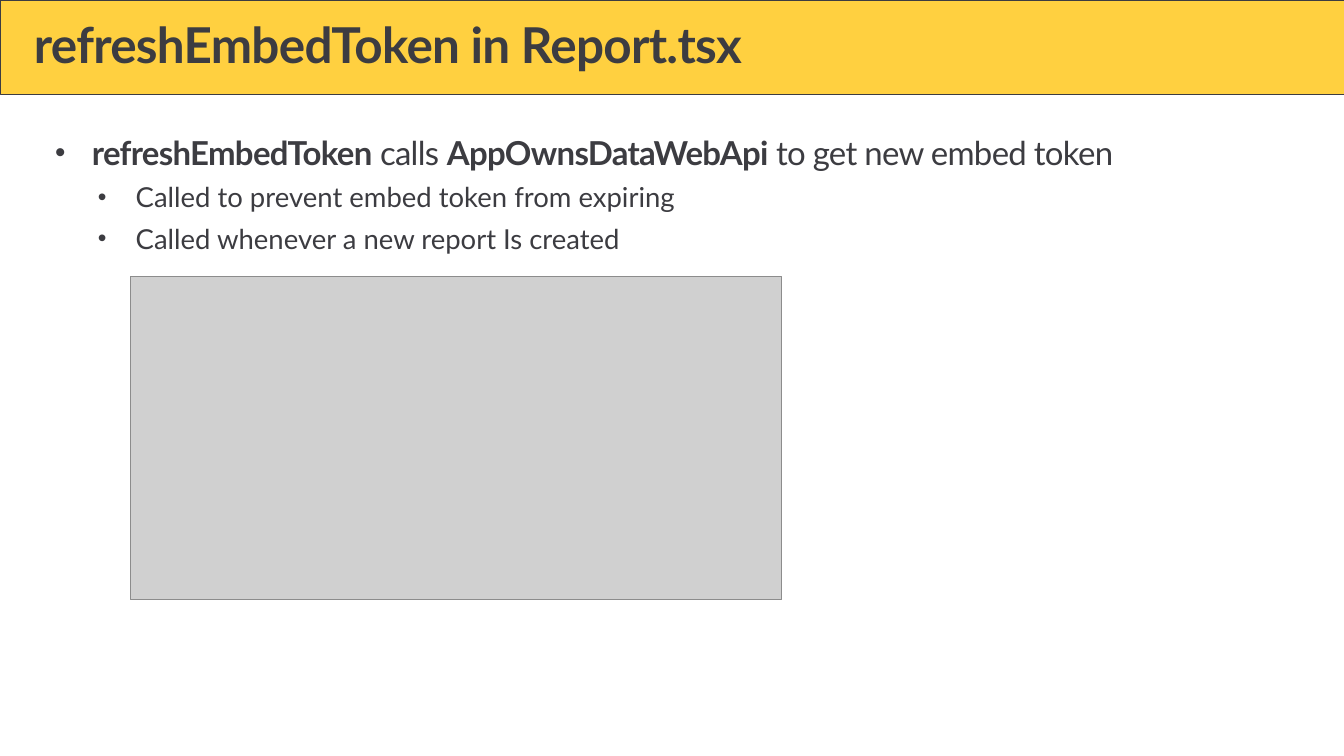
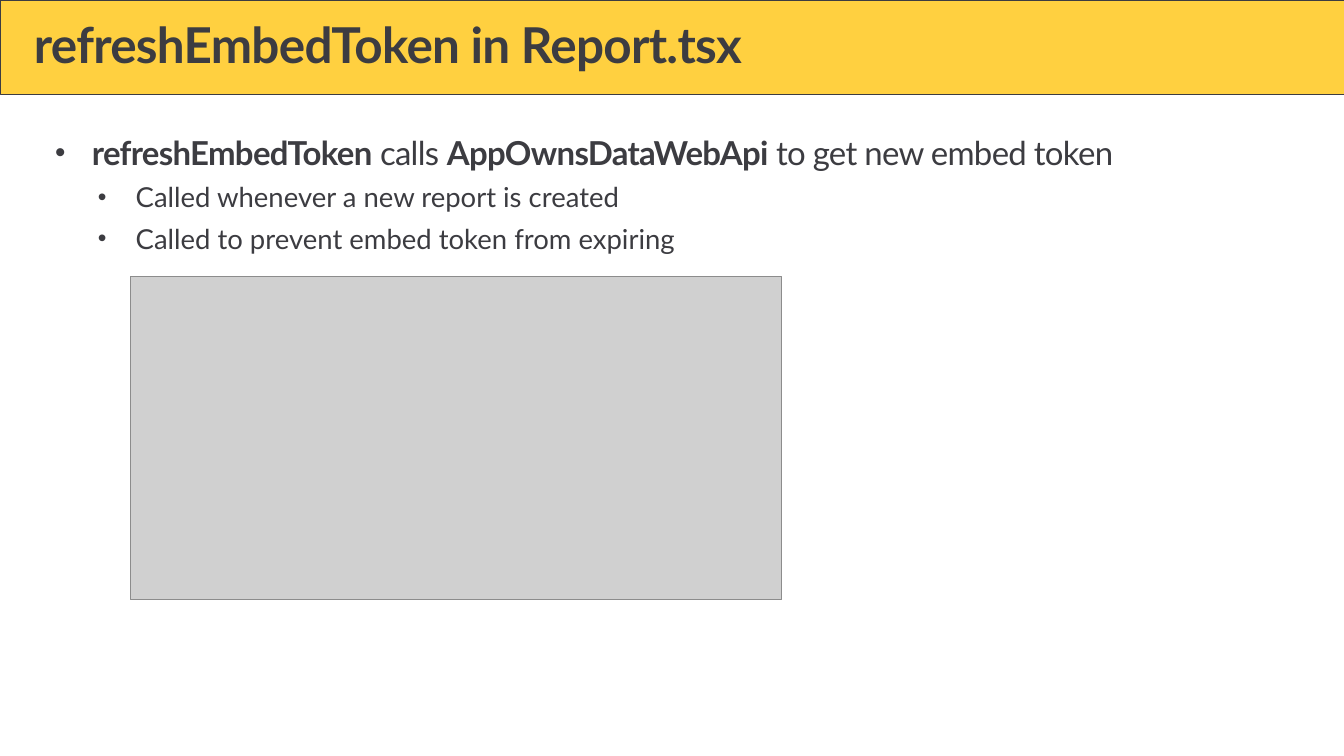
Before and after one commit to PowerBiDevCamp/Camp-Sessions, a slide deck: slide 45 of Session 32 - Design Patterns and Best Practices with Power BI Embedding.pptx. Drawn at 1344x756 pixels with LibreOffice and Linux fonts; fonts in the diff are those of the drawing; grey boxes stand for pictures; background and template pictures are left out. Boxes give left, top, right and bottom in pixels: in the first picture for what was removed or moved away, otherwise in the second. Text is boxed around its words. In the diff, an @@ line names an element or a change of style, - is before the commit and + after.

```diff
--- a/Session 32 - Design Patterns and Best Practices with Power BI Embedding.pptx
+++ b/Session 32 - Design Patterns and Best Practices with Power BI Embedding.pptx
@@ text at [136, 186, 619, 212]: paragraph added @@
+  • Called whenever a new report is created
@@ text at [136, 228, 619, 254]: paragraph removed @@
-  • Called whenever a new report Is created
```
Also in this commit, not shown: 4 other slides changed, 1 slide added, 1 slide removed.
